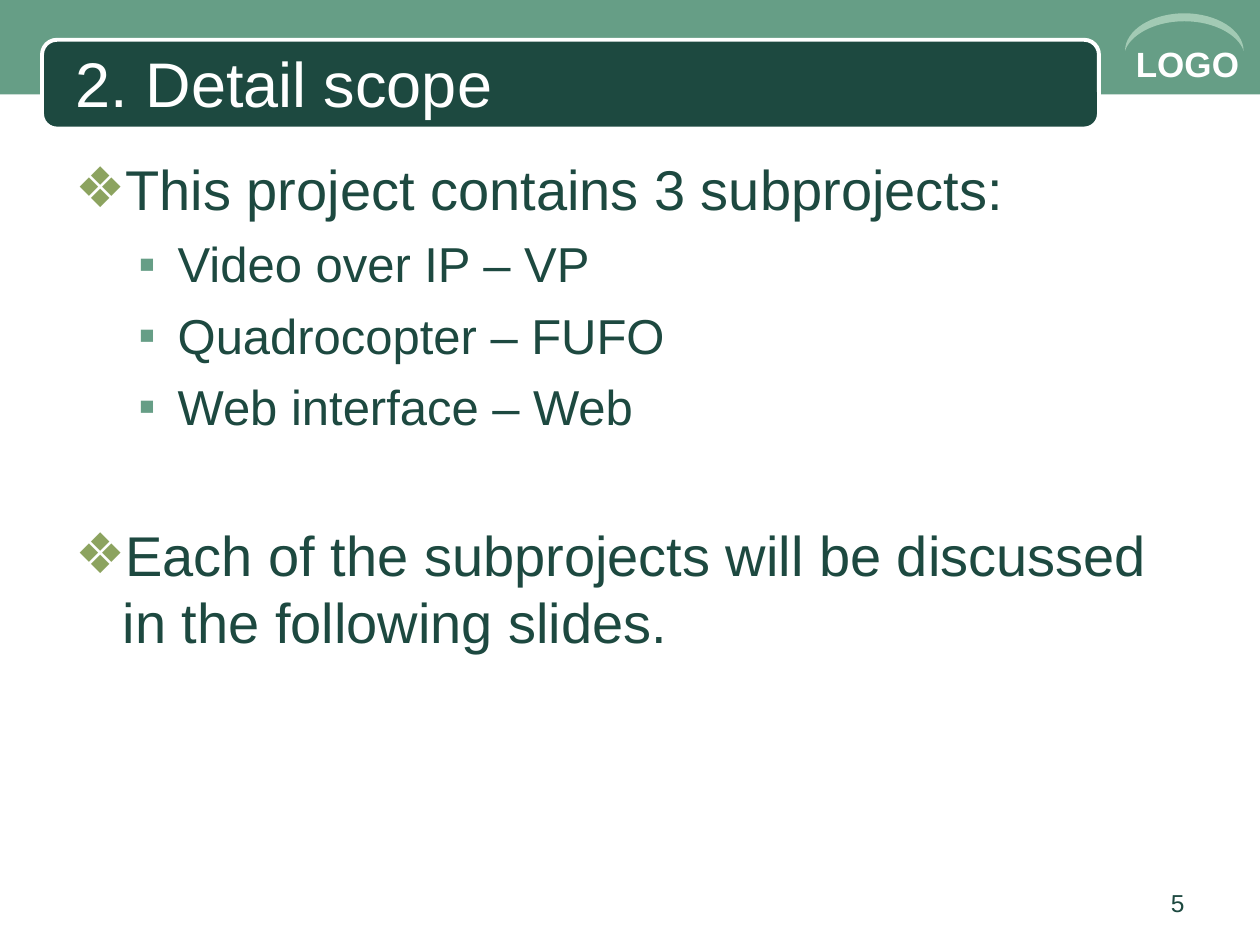
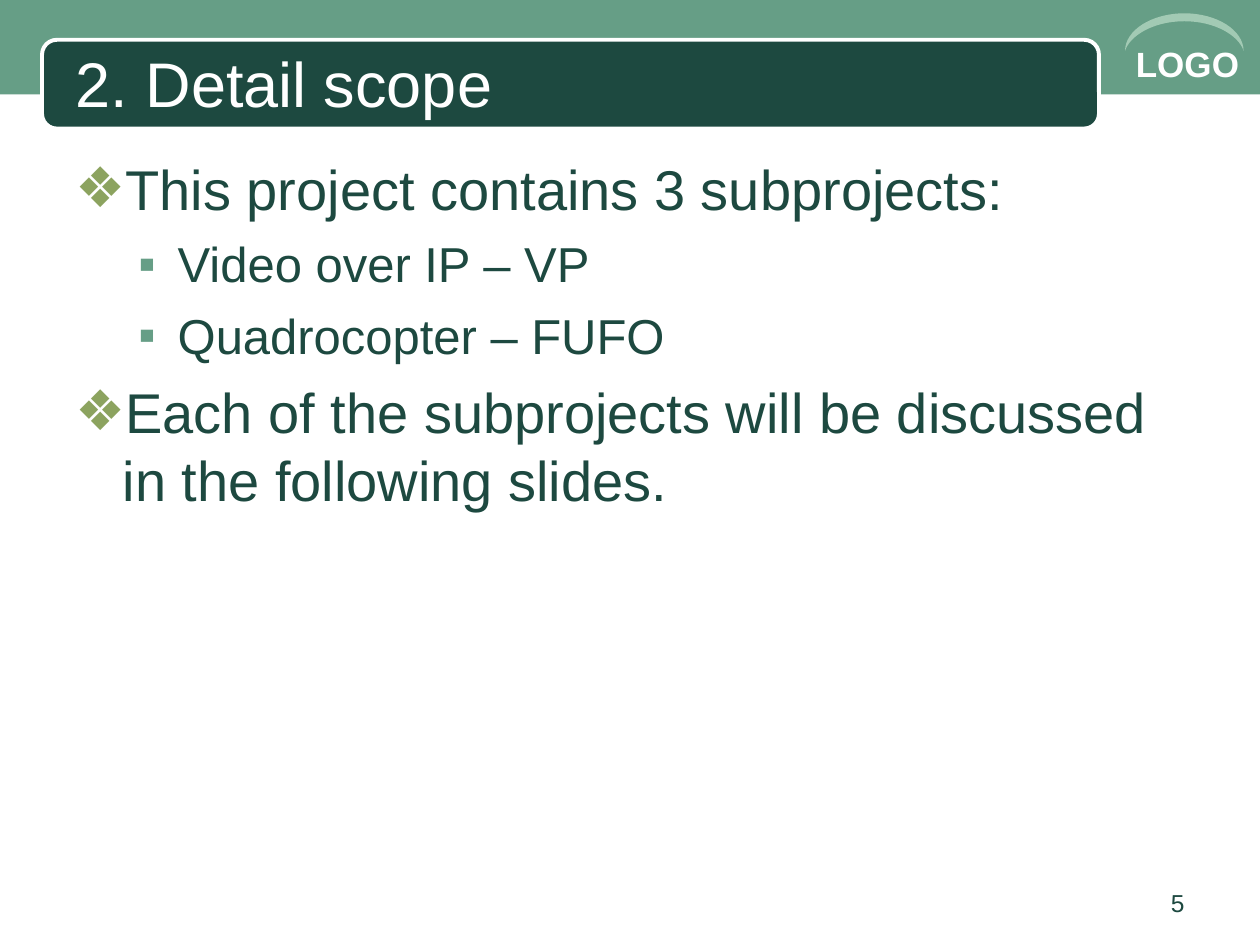
Before and after one commit to phong1990/fufo-innovation, a slide deck: slide 5 of Document/03.Requirement/FUFO_Scope.ppt. Drawn at 1260x945 pixels with LibreOffice and Linux fonts; fonts in the diff are those of the drawing; background and template pictures are left out. Boxes give left, top, right and bottom in pixels: in the first picture for what was removed or moved away, otherwise in the second. Text is boxed around its words. In the diff, an @@ line names an element or a change of style, - is before the commit and + after.

```diff
--- a/Document/03.Requirement/FUFO_Scope.ppt
+++ b/Document/03.Requirement/FUFO_Scope.ppt
@@ text at bbox=[178, 389, 633, 426]: paragraph removed @@
-  ▪ Web interface – Web
```
Also in this commit, not shown: 2 other slides changed.
